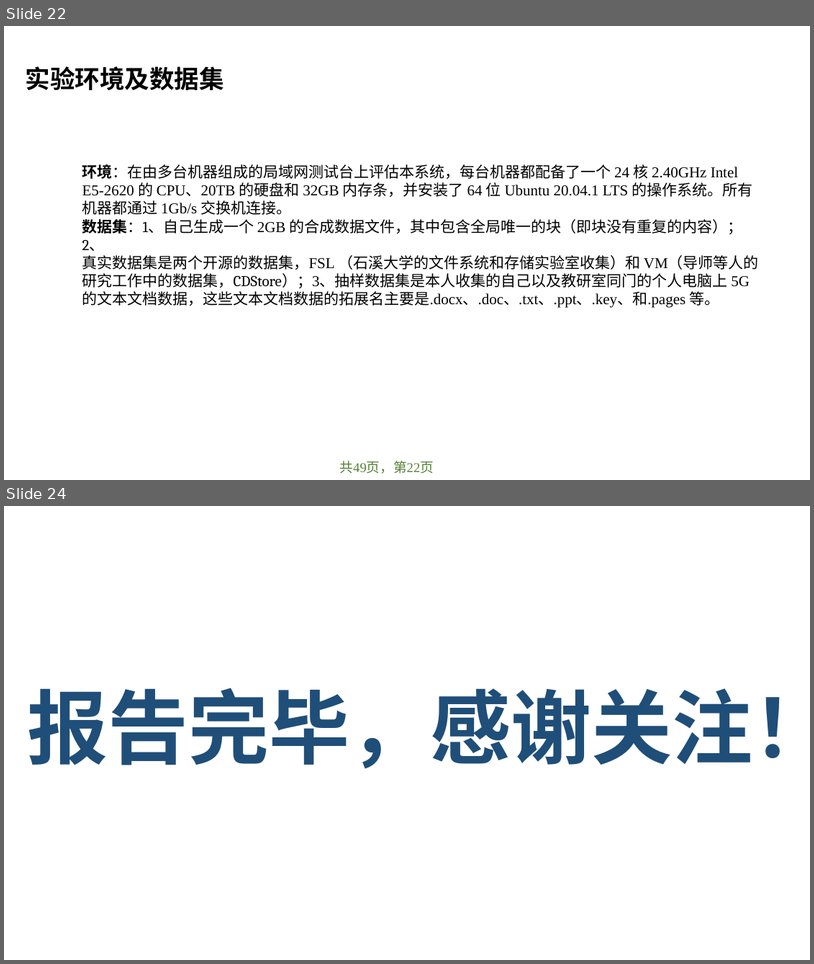
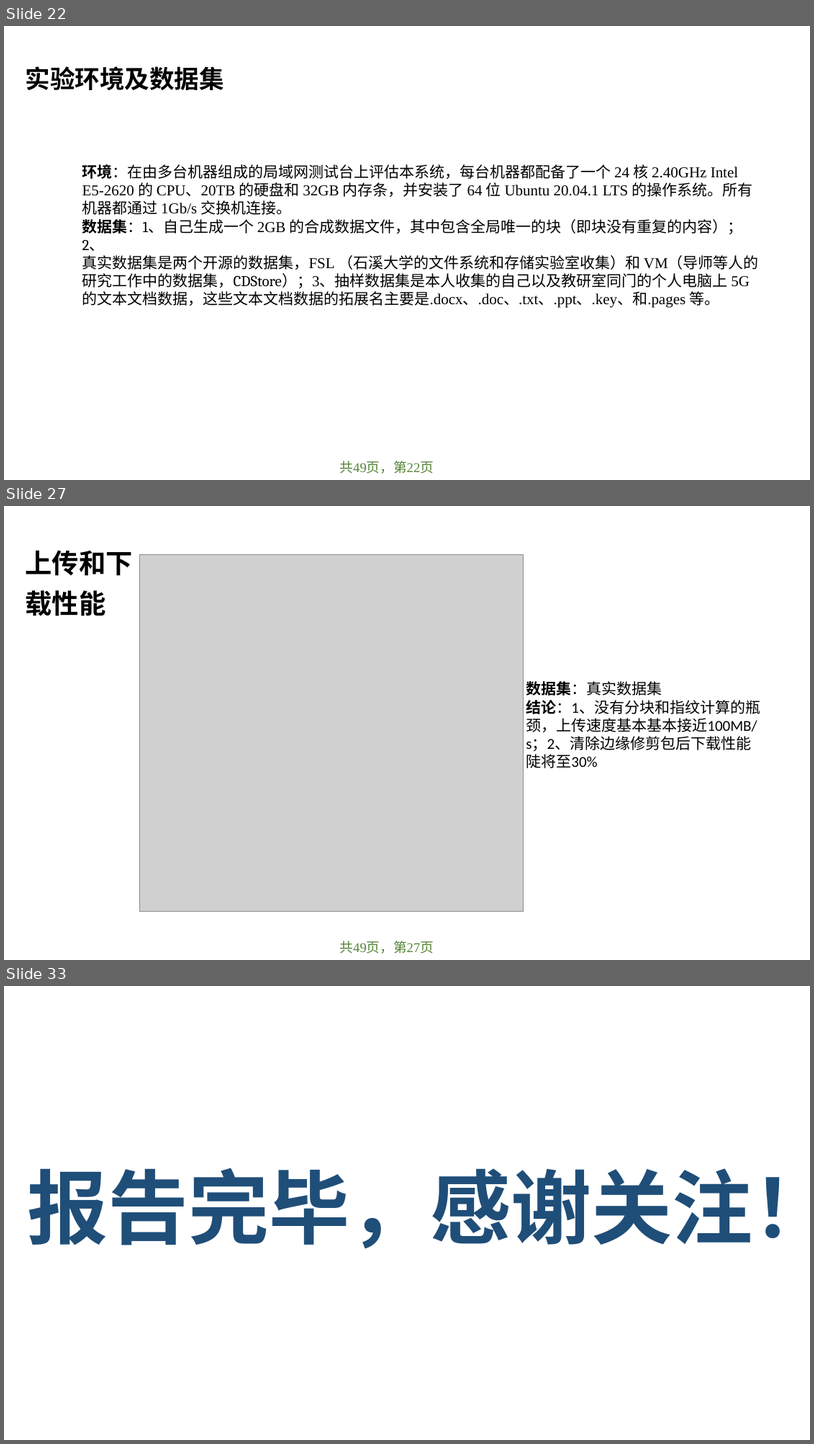
Before and after one commit to xiawenniu/thesis, a slide deck: 学位论文答辩模板示例.pptx. Shown one above the other, each under a label of ours: slides 22 and 24 before the commit, slides 22, 27 and 33 after it; the slides between them are not shown. The pictures are 814x964 and 814x1444 pixels, drawn with LibreOffice and Linux fonts; fonts in the diff are those of the drawing; grey boxes stand for pictures; background and template pictures are left out. Boxes give left, top, right and bottom in pixels: in the first picture for what was removed or moved away, otherwise in the second. Text is boxed around its words. In the diff, an @@ line names an element or a change of style, - is before the commit and + after.

```diff
--- a/学位论文答辩模板示例.pptx
+++ b/学位论文答辩模板示例.pptx
@@ slide 27 added at box(4, 506, 810, 960), background #FFFFFF @@
@@ text added at box(26, 550, 133, 616), 32 pt, text #000000, bold @@
+上传和下载性能
@@ picture added at box(139, 554, 523, 911) @@
@@ text added at box(526, 681, 761, 768), 18 pt, text #000000 @@
+数据集：真实数据集
+结论：1、没有分块和指纹计算的瓶颈，上传速度基本基本接近100MB/s；2、清除边缘修剪包后下载性能陡将至30%
@@ text added at box(340, 940, 434, 953), 16 pt, text #548235 @@
+共49页，第27页
@@ what was slide 24 is now slide 33 @@
```
Also in this commit, not shown: 1 slide changed, 8 other slides added, 1 other file.
